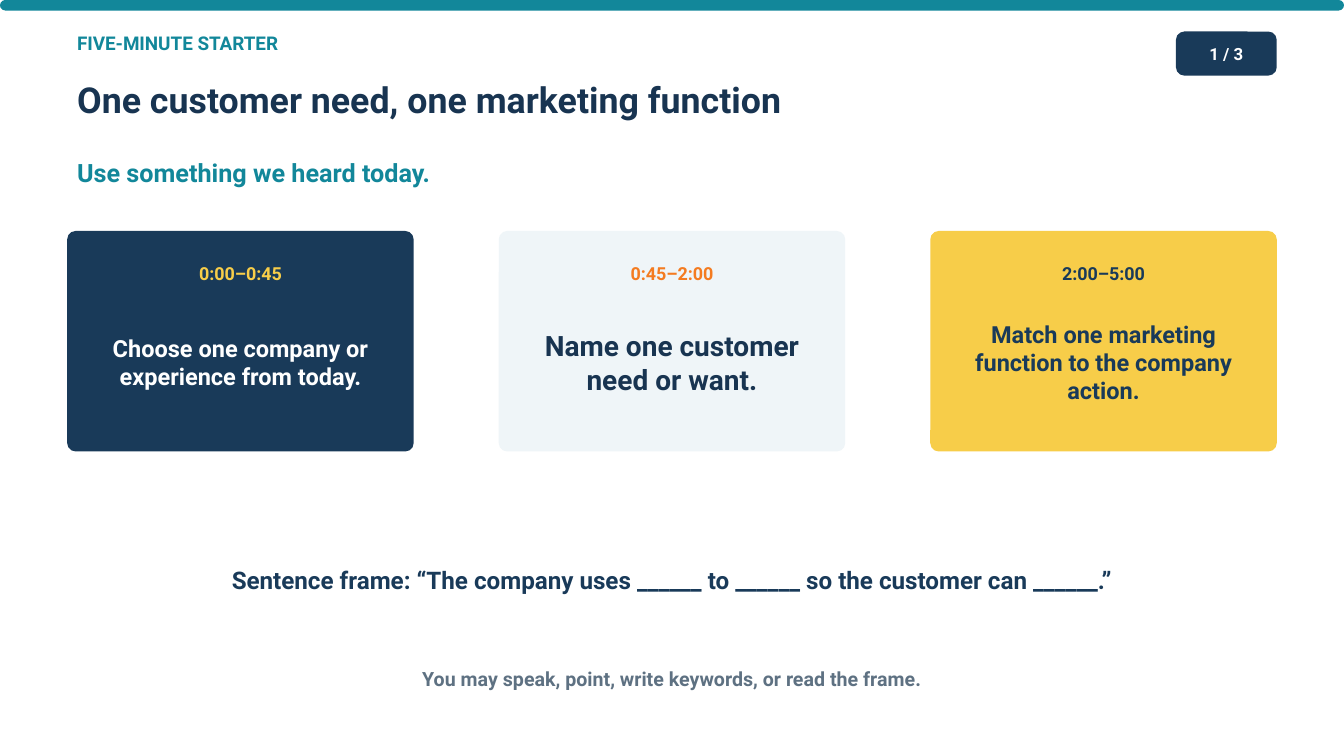
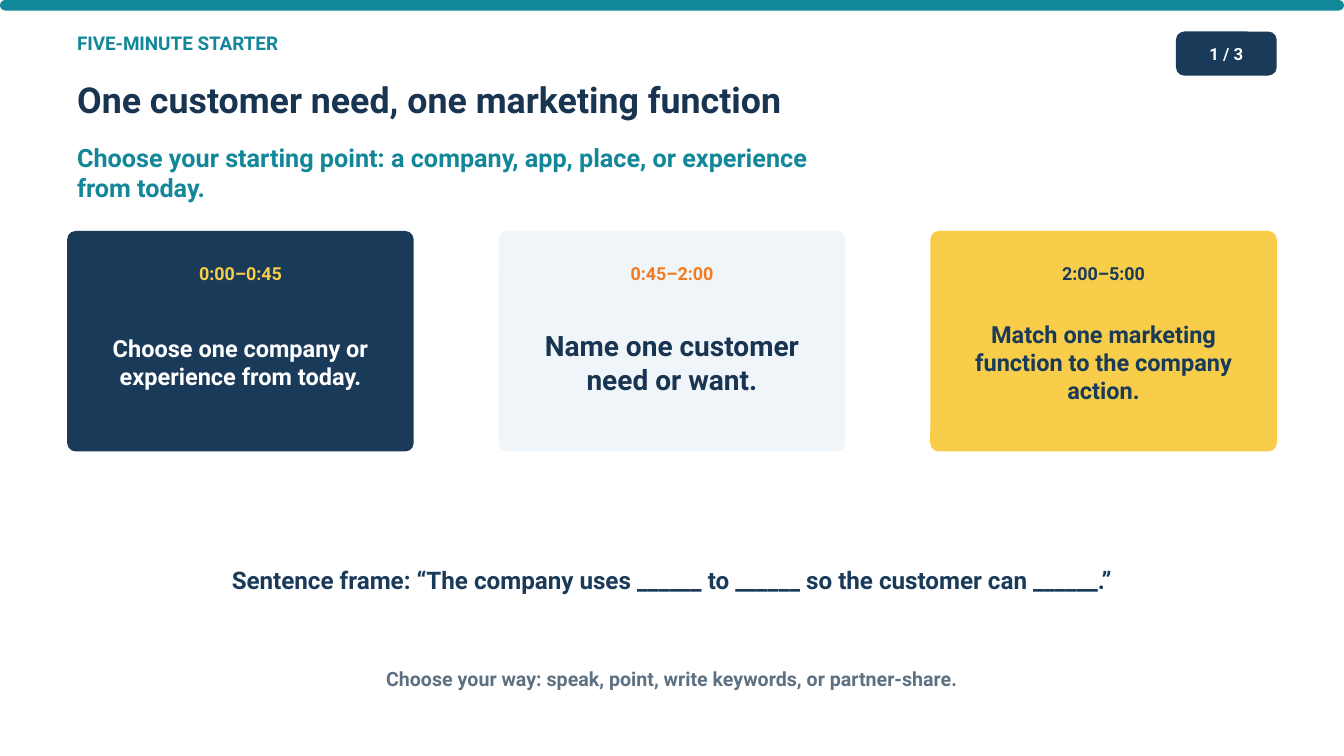
Before and after one commit to pzg8794/teaching-placement, a slide deck: slide 1 of second-placement/planning/2026-09-25-Function-in-Action-5-Minute-Icebreaker.pptx. Drawn at 1344x756 pixels with LibreOffice and Linux fonts; fonts in the diff are those of the drawing. Boxes give left, top, right and bottom in pixels: in the first picture for what was removed or moved away, otherwise in the second. Text is boxed around its words. In the diff, an @@ line names an element or a change of style, - is before the commit and + after.

```diff
--- a/second-placement/planning/2026-09-25-Function-in-Action-5-Minute-Icebreaker.pptx
+++ b/second-placement/planning/2026-09-25-Function-in-Action-5-Minute-Icebreaker.pptx
@@ text at (x1=77, y1=148, x2=807, y2=203): text changed @@
-Use something we heard today.
+Choose your starting point: a company, app, place, or experience from today.
@@ text at (x1=386, y1=671, x2=957, y2=690): text changed @@
-You may speak, point, write keywords, or read the frame.
+Choose your way: speak, point, write keywords, or partner-share.
```
Also in this commit, not shown: 2 other slides changed, 1 other file.
